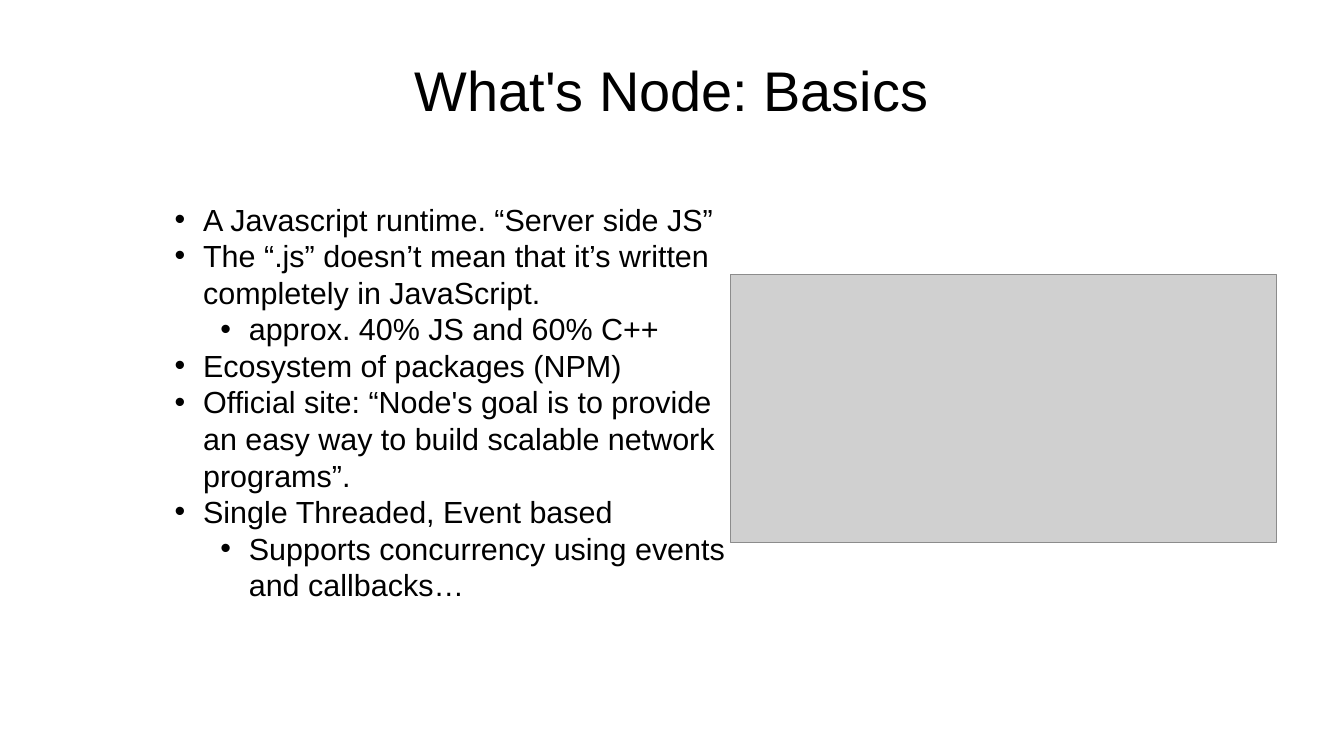
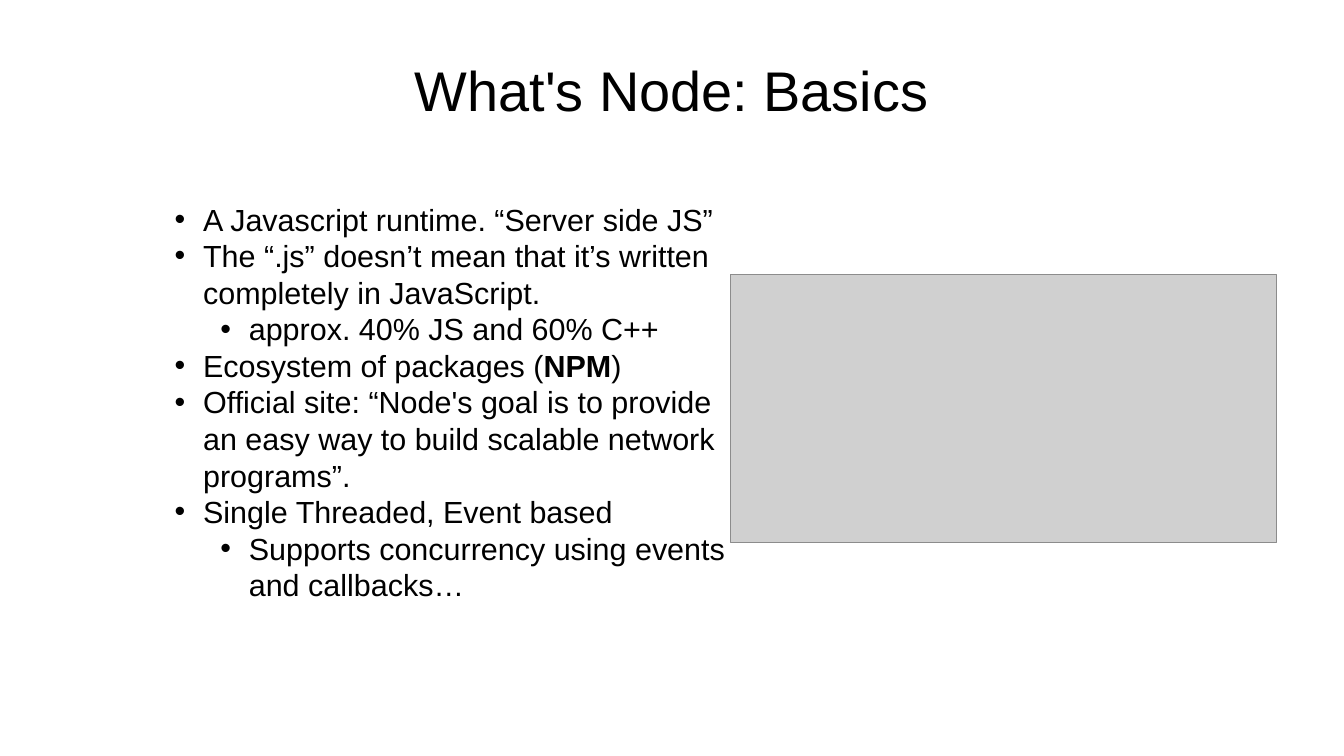
Before and after one commit to diarmuidoconnor/ict-2021, a slide deck: slide 3 of topic09/talk-1/node-2020.pptx. Drawn at 1344x756 pixels with LibreOffice and Linux fonts; fonts in the diff are those of the drawing; grey boxes stand for pictures. Boxes give left, top, right and bottom in pixels: in the first picture for what was removed or moved away, otherwise in the second. Text is boxed around its words. In the diff, an @@ line names an element or a change of style, - is before the commit and + after.

```diff
--- a/topic09/talk-1/node-2020.pptx
+++ b/topic09/talk-1/node-2020.pptx
@@ text at <box>203,355,621,383</box>: bold on in "(NPM)" @@
```
Also in this commit, not shown: 5 other slides changed, 16 slides added, 58 other files.
